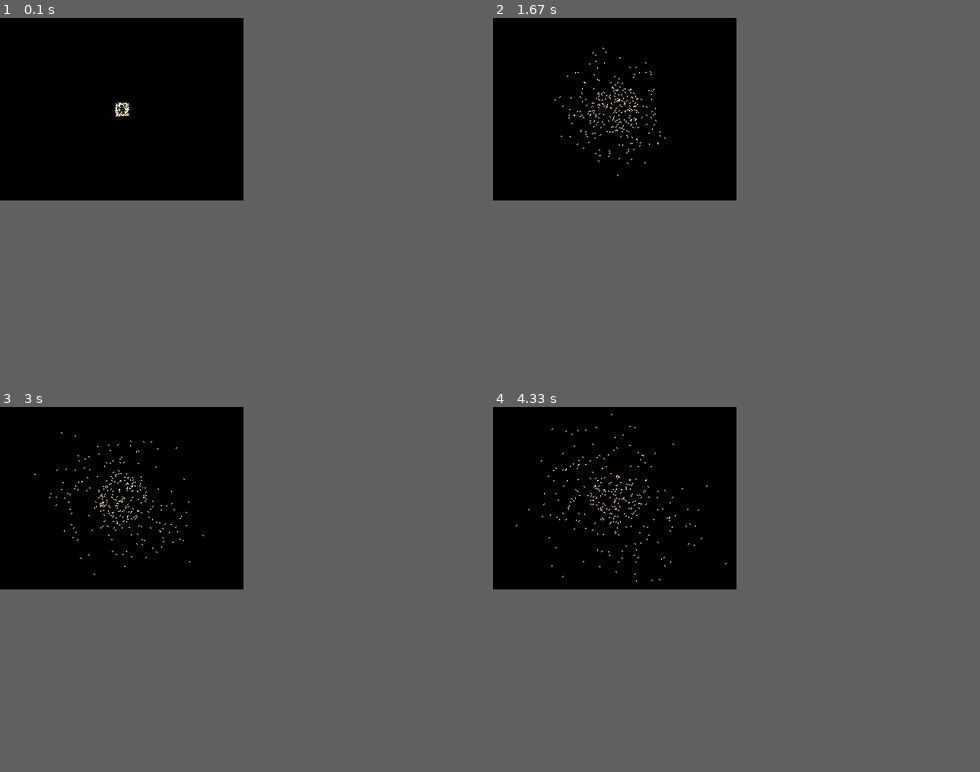
Above: before the commit, frames 1-4 (two rows, left to right).
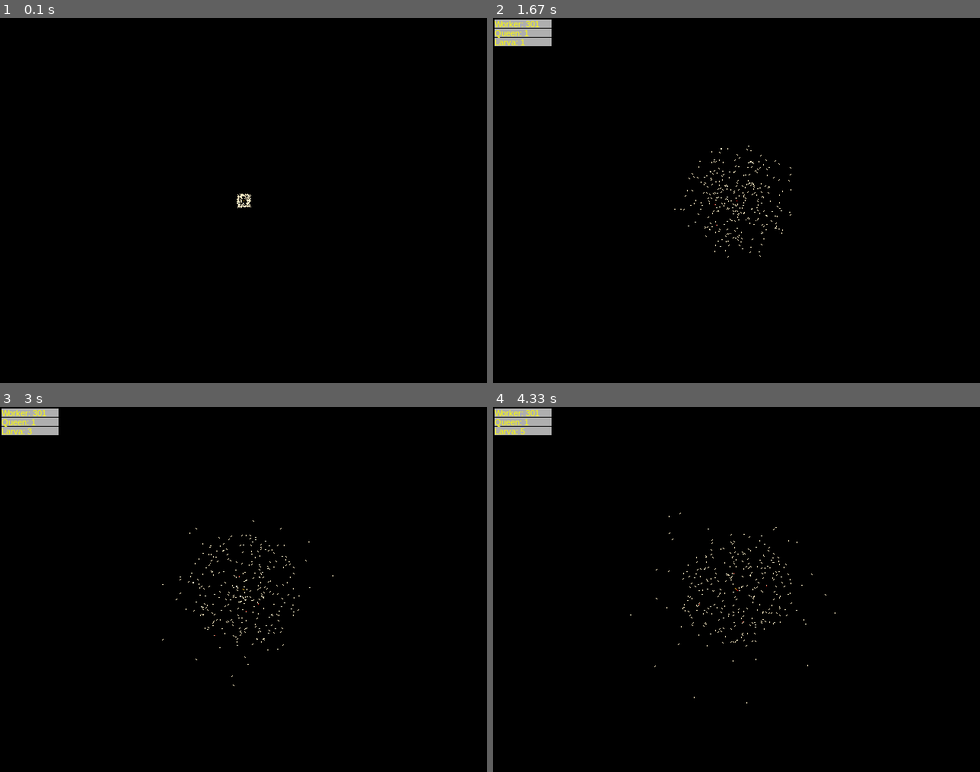
Above: after the commit, the same moments.

Repository: buxx/simtermites
Game: pygame game, started from main.py
The game is run twice, just before and just after one commit, with the same random seed, the same clock (stepped at 60 frames per second) and the same inputs. The source is Python 2; it was converted automatically to run under Python 3.
Inputs:
- Up to frame 1 (0.1 s): no input
- Up to frame 2 (1.67 s): tap Enter at 0.33 s
- Up to frame 3 (3 s): no input
- Up to frame 4 (4.33 s): no input
In our replay, the window is 320x240 before the commit and 640x480 after it. These sizes can differ from the game's own. Grey fills any space a smaller window leaves; there, only what the larger window draws over its background counts as a difference.

The runs differ from the first frame. In frame 1, 0.1% of the frame differs, in the area x 23-52%, y 23-53%; in frame 2, 1.2%; in frame 3, 1.2%; in frame 4, 1.2%, in the area x 0-71%, y 0-82%.

Commit message:
Ajout de l'affichage de statistiques

Diff:
--- a/config/Configuration.py
+++ b/config/Configuration.py
@@ -1,20 +1,20 @@
 class Configuration(object):
 
   CONF_WINDOWS_NAME = 'Termites Simulator'
-  CONF_SCREEN_WIDTH = 320
-  CONF_SCREEN_WIDTH_MIDDLE = 160
-  CONF_SCREEN_HEIGHT = 240
-  CONF_SCREEN_HEIGHT_MIDDLE = 120
+  CONF_SCREEN_WIDTH = 640
+  CONF_SCREEN_WIDTH_MIDDLE = 320
+  CONF_SCREEN_HEIGHT = 480
+  CONF_SCREEN_HEIGHT_MIDDLE = 240
   CONF_CLOCK_TICK = None # None is allowed
 
-  CONF_TERMITES_COUNT_WORKER_NOWORK = 200
-  CONF_TERMITES_COUNT_WORKER_NURSING = 100
+  CONF_TERMITES_COUNT_WORKER_NOWORK = 100
+  CONF_TERMITES_COUNT_WORKER_NURSING = 200
 
   """
   Position de zones
   """
-  ZONE_NURSERY_POSITION = [160, 120]
-  ZONE_NURSERY_RADIUS = 34
+  ZONE_NURSERY_POSITION = [320, 240]
+  ZONE_NURSERY_RADIUS = 74
 
   """
   Regles pour les zones
--- a/lib/Core.py
+++ b/lib/Core.py
@@ -1,6 +1,7 @@
 from lib.Pygame import Pygame
 from lib.simulation.SimulationManager import SimulationManager
 from lib.interaction.EventManager import EventManager
+from lib.tool.Satistics import Statistics
 
 class Core(object):
   """"""
@@ -8,11 +9,13 @@
   pygame = None
   simulation = None
   event_manager = None
+  statistics = None
 
   def start(self):
 
     self.initialize_pygame()
     self.initialyze_event_manager()
+    self.statistics = Statistics()
     self.initialyze_simulation()
 
     run_simulation = True
--- a/lib/Pygame.py
+++ b/lib/Pygame.py
@@ -14,6 +14,7 @@
   colorizer = None
   clock = None
   event = None
+  default_font = None
 
   def __init__(self):
     pygame.init()
@@ -27,6 +28,13 @@
     self.clock = pygame.time.Clock()
     self.event = pygame.event
     self.colorizer = Colorizer(self.screen)
+    self.default_font = pygame.font.SysFont("arial", 11)
 
   def display_update(self):
     pygame.display.update()
+
+  def draw_rect(self, color, data, thickness):
+    pygame.draw.rect(self.screen, color, data, thickness)
+
+  def getLabel(self, text, color = (255,255,0)):
+    return self.default_font.render(text, 1, color)
--- a/lib/actions/Lay.py
+++ b/lib/actions/Lay.py
@@ -11,3 +11,4 @@
 
   def do(self):
     self.simulation.termites_simulator.addNewObjectToSimulation(self.brain.host.getLayPosition(), self.egg)
+    self.simulation.core.statistics.increaseData('Larva')
--- a/lib/simulation/SimulationManager.py
+++ b/lib/simulation/SimulationManager.py
@@ -14,6 +14,9 @@
   placer = None
   zones = {}
 
+  # TODO: bien place le system de compteur de stats ?
+  statistics_display_counter = 25
+
   objects_positions_grid = {}
   objects_positions_grid_previous_cycle = {}
 
@@ -29,11 +32,14 @@
     while termites_count <= Configuration.CONF_TERMITES_COUNT_WORKER_NOWORK:
       self.placer.place((Configuration.CONF_SCREEN_WIDTH_MIDDLE, Configuration.CONF_SCREEN_HEIGHT_MIDDLE), TermiteWorker())
       termites_count = termites_count+1
+      self.core.statistics.increaseData('Worker')
     termites_count = 0
     while termites_count <= Configuration.CONF_TERMITES_COUNT_WORKER_NURSING:
       self.placer.place((Configuration.CONF_SCREEN_WIDTH_MIDDLE, Configuration.CONF_SCREEN_HEIGHT_MIDDLE), TermiteWorker('Nursing'))
       termites_count = termites_count+1
+      self.core.statistics.increaseData('Worker')
     self.placer.place((Configuration.CONF_SCREEN_WIDTH_MIDDLE, Configuration.CONF_SCREEN_HEIGHT_MIDDLE), TermiteQueen('Queening'))
+    self.core.statistics.increaseData('Queen')
 
   def runCycle(self):
     # On clean les coordonees
@@ -42,8 +48,17 @@
 
     self.termites_simulator.runActions()
     self.core.updateDisplay()
+    self.updateStatisticsIfCount()
+
     if (Configuration.CONF_CLOCK_TICK):
       self.core.pygame.clock.tick(Configuration.CONF_CLOCK_TICK)
+
+  def updateStatisticsIfCount(self):
+    if self.statistics_display_counter == 0:
+      self.core.statistics.updateDisplay(self.core.pygame)
+      self.statistics_display_counter = 25
+    else:
+      self.statistics_display_counter = self.statistics_display_counter-1
 
   def addObjectPositionInGrid(self, object):
 
--- /dev/null
+++ b/lib/tool/Satistics.py
@@ -0,0 +1,27 @@
+# TODO: utiliser pygame (a nous) pour crer le font
+import pygame
+
+class Statistics(object):
+
+  objects = {}
+
+  def __init__(self):
+    pass
+
+  def increaseData(self, data_id):
+    if data_id in self.objects:
+      self.objects[data_id] = self.objects[data_id]+1
+    else:
+      self.objects[data_id] = 1
+
+  def uncreaseData(self, data_id):
+    if data_id in self.objects:
+      self.objects[data_id] = self.objects[data_id]-1
+
+  def updateDisplay(self, pygame_):
+    pos_y = 2
+    for data_id in self.objects:
+      pygame_.draw_rect((175, 175, 175), (2,pos_y,75,11), 0)
+      label = pygame_.getLabel(data_id+': '+str(self.objects[data_id]))
+      pygame_.screen.blit(label, (2, pos_y))
+      pos_y = pos_y + 12
